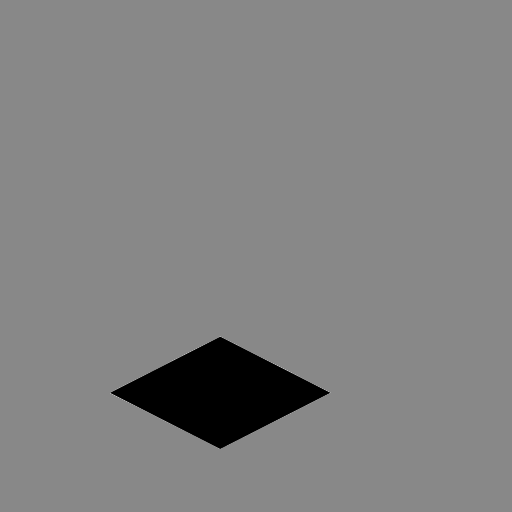
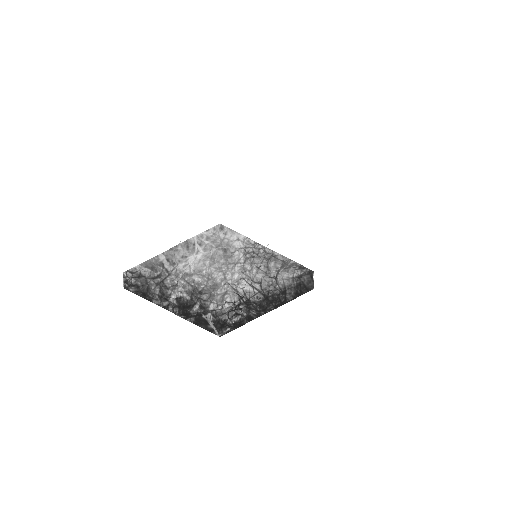
Layered file, before and after one edit (512 × 512). Changes by layer:
hid "Обычный слой 4", painted on it over bbox(64, 320, 384, 512)
added layer "stone" above "green1" over bbox(0, 0, 512, 512)
painted on "Layer 1" over bbox(0, 0, 512, 512)
